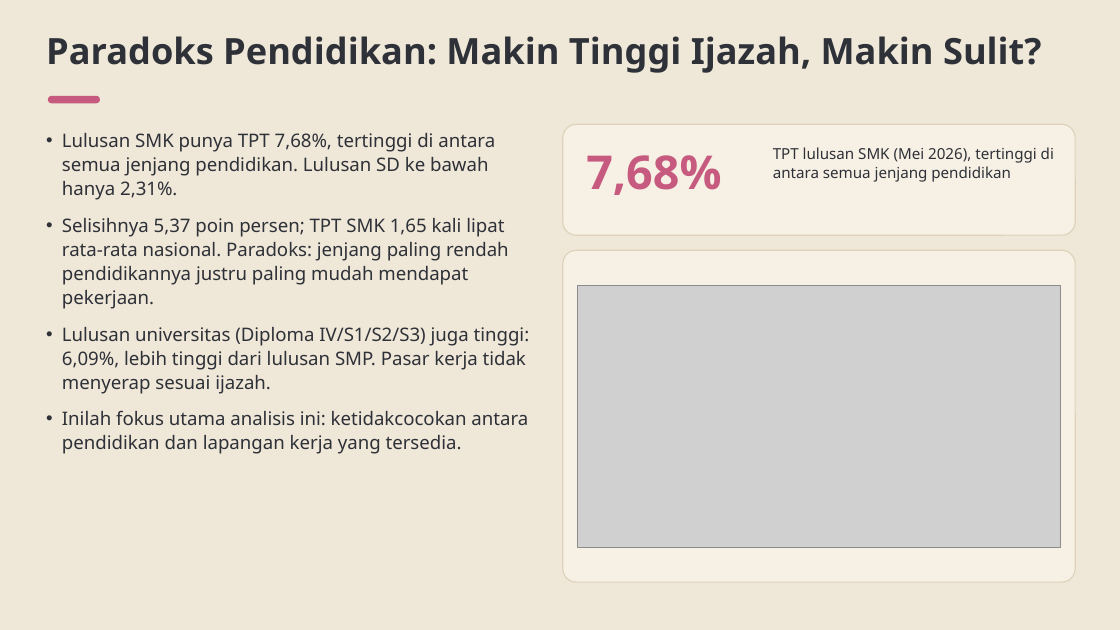
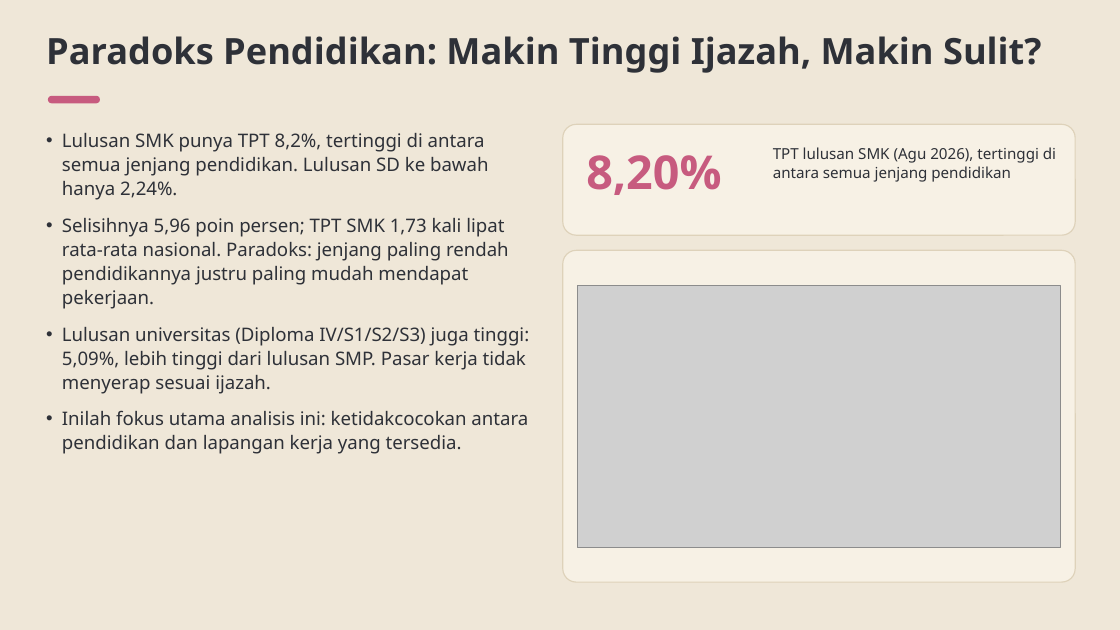
Before and after one commit to baghizash/pengangguran-indonesia-2026, a slide deck: slide 4 of Portofolio-Analisis-Pengangguran-2026.pptx. Drawn at 1120x630 pixels with LibreOffice and Linux fonts; fonts in the diff are those of the drawing; grey boxes stand for pictures. Boxes give left, top, right and bottom in pixels: in the first picture for what was removed or moved away, otherwise in the second. Text is boxed around its words. In the diff, an @@ line names an element or a change of style, - is before the commit and + after.

```diff
--- a/Portofolio-Analisis-Pengangguran-2026.pptx
+++ b/Portofolio-Analisis-Pengangguran-2026.pptx
@@ text at [62,133,530,394]: text changed @@
-• Lulusan SMK punya TPT 7,68%, tertinggi di antara semua jenjang pendidikan. Lulusan SD ke bawah hanya 2,31%.
-• Selisihnya 5,37 poin persen; TPT SMK 1,65 kali lipat rata-rata nasional. Paradoks: jenjang paling rendah pendidikannya justru paling mudah mendapat pekerjaan.
-• Lulusan universitas (Diploma IV/S1/S2/S3) juga tinggi: 6,09%, lebih tinggi dari lulusan SMP. Pasar kerja tidak menyerap sesuai ijazah.
+• Lulusan SMK punya TPT 8,2%, tertinggi di antara semua jenjang pendidikan. Lulusan SD ke bawah hanya 2,24%.
+• Selisihnya 5,96 poin persen; TPT SMK 1,73 kali lipat rata-rata nasional. Paradoks: jenjang paling rendah pendidikannya justru paling mudah mendapat pekerjaan.
+• Lulusan universitas (Diploma IV/S1/S2/S3) juga tinggi: 5,09%, lebih tinggi dari lulusan SMP. Pasar kerja tidak menyerap sesuai ijazah.
@@ text at [773,147,1056,182]: text changed @@
-TPT lulusan SMK (Mei 2026), tertinggi di antara semua jenjang pendidikan
+TPT lulusan SMK (Agu 2026), tertinggi di antara semua jenjang pendidikan
@@ text at [586,155,721,195]: text changed @@
-7,68%
+8,20%
```
Also in this commit, not shown: 9 other slides changed.
